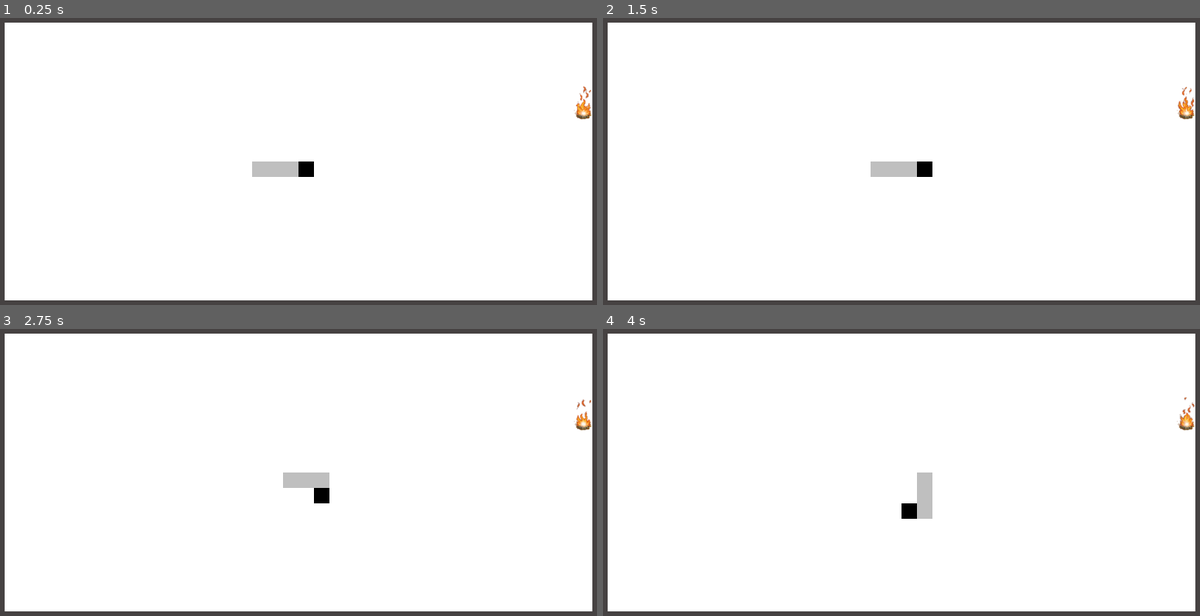
Above: before the commit, frames 1-4 (two rows, left to right).
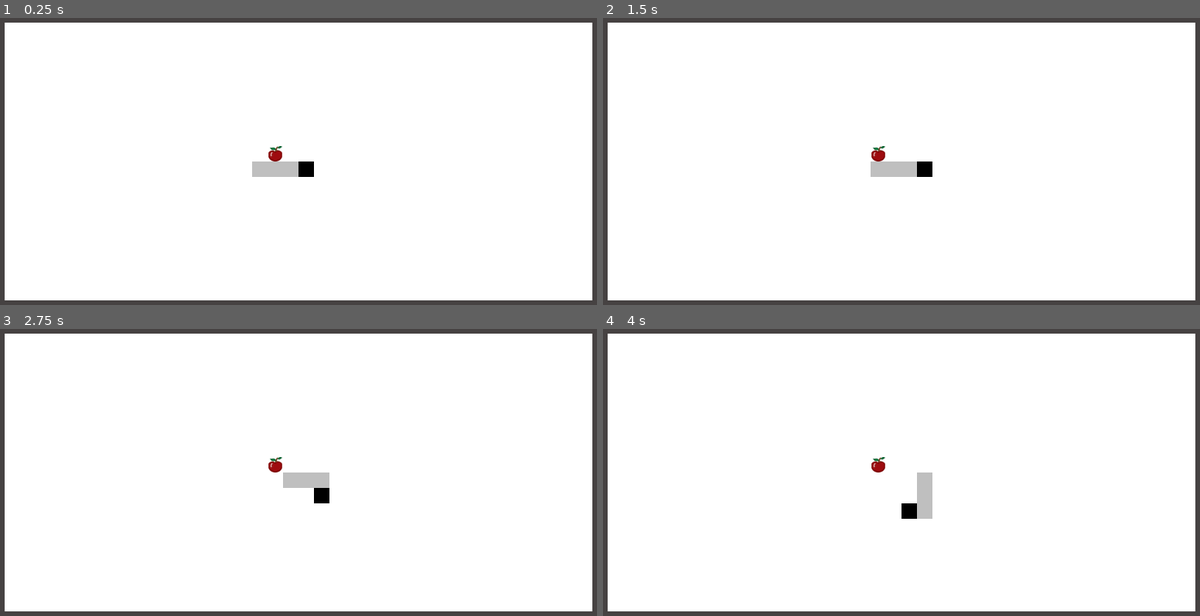
Above: after the commit, the same moments.

Repository: lichen63/godot-games
Game: Godot game, scene res://scenes/game.tscn
The game is run twice, just before and just after one commit, with the same random seed, the same clock (stepped at 60 frames per second) and the same inputs.
Inputs:
- Up to frame 1 (0.25 s): no input
- Up to frame 2 (1.5 s): hold Right (snake_right) 0.53-1.28 s; hold Down (snake_down) from 1.28 s (still down)
- Up to frame 3 (2.75 s): release Down (snake_down) at 2.03 s; hold Right (snake_right) from 2.03 s (still down)
- Up to frame 4 (4 s): release Right (snake_right) at 2.78 s; hold Up (snake_up) 2.78-3.53 s; hold Left (snake_left) from 3.53 s (still down)

The runs differ from the first frame. In frame 1, 0.3% of the frame differs, in the area x 44-100%, y 23-50%; in frame 2, 0.3%; in frame 3, 0.2%; in frame 4, 0.3%.

Commit message:
add some food logic

Diff:
--- a/greedy-snake/scenes/food.tscn
+++ b/greedy-snake/scenes/food.tscn
@@ -1,64 +1,11 @@
-[gd_scene load_steps=10 format=3 uid="uid://ckwxrxfmni3h4"]
+[gd_scene load_steps=3 format=3 uid="uid://ckwxrxfmni3h4"]
 
 [ext_resource type="Script" path="res://scripts/food.gd" id="1_c03q8"]
 [ext_resource type="Texture2D" uid="uid://cmudsd5n470fe" path="res://assets/images/food.png" id="1_nt0fm"]
 
-[sub_resource type="AtlasTexture" id="AtlasTexture_0hpy6"]
-atlas = ExtResource("1_nt0fm")
-region = Rect2(0, 0, 64, 64)
-
-[sub_resource type="AtlasTexture" id="AtlasTexture_nv2kn"]
-atlas = ExtResource("1_nt0fm")
-region = Rect2(64, 0, 64, 64)
-
-[sub_resource type="AtlasTexture" id="AtlasTexture_2p76y"]
-atlas = ExtResource("1_nt0fm")
-region = Rect2(128, 0, 64, 64)
-
-[sub_resource type="AtlasTexture" id="AtlasTexture_j5m2m"]
-atlas = ExtResource("1_nt0fm")
-region = Rect2(192, 0, 64, 64)
-
-[sub_resource type="AtlasTexture" id="AtlasTexture_52028"]
-atlas = ExtResource("1_nt0fm")
-region = Rect2(256, 0, 64, 64)
-
-[sub_resource type="SpriteFrames" id="SpriteFrames_0ooip"]
-animations = [{
-"frames": [{
-"duration": 1.0,
-"texture": SubResource("AtlasTexture_0hpy6")
-}, {
-"duration": 1.0,
-"texture": SubResource("AtlasTexture_nv2kn")
-}, {
-"duration": 1.0,
-"texture": SubResource("AtlasTexture_2p76y")
-}, {
-"duration": 1.0,
-"texture": SubResource("AtlasTexture_j5m2m")
-}, {
-"duration": 1.0,
-"texture": SubResource("AtlasTexture_52028")
-}],
-"loop": true,
-"name": &"food",
-"speed": 5.0
-}]
-
-[sub_resource type="RectangleShape2D" id="RectangleShape2D_bd3ph"]
-size = Vector2(56.25, 60)
-
-[node name="food" type="Area2D"]
+[node name="food" type="Node2D"]
 script = ExtResource("1_c03q8")
 
-[node name="animated_sprite" type="AnimatedSprite2D" parent="."]
-position = Vector2(36, 35)
-sprite_frames = SubResource("SpriteFrames_0ooip")
-animation = &"food"
-autoplay = "food"
-frame_progress = 0.394539
-
-[node name="collision" type="CollisionShape2D" parent="."]
-position = Vector2(35.875, 40)
-shape = SubResource("RectangleShape2D_bd3ph")
+[node name="image" type="Sprite2D" parent="."]
+position = Vector2(15, 15)
+texture = ExtResource("1_nt0fm")
--- a/greedy-snake/scenes/game.tscn
+++ b/greedy-snake/scenes/game.tscn
@@ -1,8 +1,10 @@
-[gd_scene load_steps=7 format=3 uid="uid://bkm0o4fs51xco"]
+[gd_scene load_steps=9 format=3 uid="uid://bkm0o4fs51xco"]
 
+[ext_resource type="PackedScene" uid="uid://dp4gc8qwkfx0l" path="res://scenes/snake_head.tscn" id="1_6nvoh"]
 [ext_resource type="Script" path="res://scripts/game.gd" id="1_15alt"]
 [ext_resource type="Script" path="res://scripts/walls.gd" id="2_raxs3"]
 [ext_resource type="PackedScene" uid="uid://ckwxrxfmni3h4" path="res://scenes/food.tscn" id="3_epwp3"]
+[ext_resource type="PackedScene" uid="uid://douhdn23beijy" path="res://scenes/snake_body.tscn" id="3_utqtl"]
 
 [sub_resource type="RectangleShape2D" id="RectangleShape2D_nye5l"]
 size = Vector2(30, 600)
@@ -15,6 +17,9 @@
 
 [node name="game" type="Node"]
 script = ExtResource("1_15alt")
+snake_head_scene_ = ExtResource("1_6nvoh")
+snake_body_scene_ = ExtResource("3_utqtl")
+food_scene_ = ExtResource("3_epwp3")
 
 [node name="background" type="ColorRect" parent="."]
 offset_right = 1200.0
@@ -74,6 +79,3 @@
 [node name="collision" type="CollisionShape2D" parent="walls/bottom"]
 position = Vector2(600, 585)
 shape = SubResource("RectangleShape2D_kctm5")
-
-[node name="food" parent="." instance=ExtResource("3_epwp3")]
-position = Vector2(938, 173)
--- a/greedy-snake/scenes/snake_head.tscn
+++ b/greedy-snake/scenes/snake_head.tscn
@@ -1,11 +1,11 @@
-[gd_scene load_steps=3 format=3 uid="uid://dp4gc8qwkfx0l"]
+[gd_scene load_steps=2 format=3 uid="uid://dp4gc8qwkfx0l"]
 
-[ext_resource type="Texture2D" uid="uid://cl16pnygbj7w" path="res://assets/images/snake_head.png" id="1_aaebq"]
 [ext_resource type="Script" path="res://scripts/snake_head.gd" id="1_fddsl"]
 
 [node name="snake_head" type="Node2D"]
 script = ExtResource("1_fddsl")
 
-[node name="image" type="Sprite2D" parent="."]
-position = Vector2(15, 15)
-texture = ExtResource("1_aaebq")
+[node name="color_rect" type="ColorRect" parent="."]
+offset_right = 30.0
+offset_bottom = 30.0
+color = Color(0, 0, 0, 1)
--- a/greedy-snake/scripts/food.gd
+++ b/greedy-snake/scripts/food.gd
@@ -1,46 +1,46 @@
-extends Area2D
-
-const POSITION_RANDOM_COUNT_LIMIT:int = 100
-
-# Called when the node enters the scene tree for the first time.
-func _ready() -> void:
-  add_to_group(Configs.GROUP_NAME_FOODS)
-  move_to_random_pos()
-
-# Set the random position
-# Need to avoid walls, snake head and body
-func move_to_random_pos() -> void:
-  var snake_nodes:Array[Node] = get_tree().get_nodes_in_group(Configs.GROUP_NAME_SNAKE)
-  var snake_positions:Array[Vector2]
-  for snake_node in snake_nodes:
-    snake_positions.append(snake_node.position)
-  var random_counts:int = 0
-  var random_position:Vector2 = generate_random_pos()
-  while (check_has_conflict(snake_positions, random_position)):
-    random_counts += 1
-    random_position = generate_random_pos()
-    if (random_counts >= POSITION_RANDOM_COUNT_LIMIT):
-      break
-  if (random_counts < POSITION_RANDOM_COUNT_LIMIT):
-    self.position = random_position
-  else:
-    # TODO: End the game with success
-    pass
-
-# Check if the random position is conflict with snake nodes
-func check_has_conflict(snake_positions:Array[Vector2], random_pos:Vector2) -> bool:
-  var conflict:bool = false
-  for snake_pos in snake_positions:
-    if (random_pos.is_equal_approx(snake_pos)):
-      conflict = true
-      break
-  return conflict
-
-# Generate a random position within the limit of walls
-func generate_random_pos() -> Vector2:
-  var screen_size = get_viewport().size
-  var random_position = Vector2(
-      randf_range(Configs.WALL_WIDTH, screen_size.x - Configs.WALL_WIDTH),
-      randf_range(Configs.WALL_WIDTH, screen_size.y - Configs.WALL_WIDTH)
-  )
-  return random_position
+extends Node2D
+#
+#const POSITION_RANDOM_COUNT_LIMIT:int = 100
+#
+## Called when the node enters the scene tree for the first time.
+#func _ready() -> void:
+  #add_to_group(Configs.GROUP_NAME_FOODS)
+  ##move_to_random_pos()
+#
+## Set the random position
+## Need to avoid walls, snake head and body
+#func move_to_random_pos() -> void:
+  #var snake_nodes:Array[Node] = get_tree().get_nodes_in_group(Configs.GROUP_NAME_SNAKE)
+  #var snake_positions:Array[Vector2]
+  #for snake_node in snake_nodes:
+    #snake_positions.append(snake_node.position)
+  #var random_counts:int = 0
+  #var random_position:Vector2 = generate_random_pos()
+  #while (check_has_conflict(snake_positions, random_position)):
+    #random_counts += 1
+    #random_position = generate_random_pos()
+    #if (random_counts >= POSITION_RANDOM_COUNT_LIMIT):
+      #break
+  #if (random_counts < POSITION_RANDOM_COUNT_LIMIT):
+    #self.position = random_position
+  #else:
+    ## TODO: End the game with success
+    #pass
+#
+## Check if the random position is conflict with snake nodes
+#func check_has_conflict(snake_positions:Array[Vector2], random_pos:Vector2) -> bool:
+  #var conflict:bool = false
+  #for snake_pos in snake_positions:
+    #if (random_pos.is_equal_approx(snake_pos)):
+      #conflict = true
+      #break
+  #return conflict
+#
+## Generate a random position within the limit of walls
+#func generate_random_pos() -> Vector2:
+  #var screen_size = get_viewport().size
+  #var random_position = Vector2(
+      #randf_range(Configs.WALL_WIDTH, screen_size.x - Configs.WALL_WIDTH),
+      #randf_range(Configs.WALL_WIDTH, screen_size.y - Configs.WALL_WIDTH)
+  #)
+  #return random_position
--- a/greedy-snake/scripts/game.gd
+++ b/greedy-snake/scripts/game.gd
@@ -9,9 +9,10 @@
 const SNAKE_HEAD_INIT_COORD_Y: int = Configs.MAP_CELL_SIZE_Y / 2
 const SNAKE_BODY_INIT_LENGTH: int = 3
 const SNAKE_DEFAULT_MOVE_DIR: SnakeMoveDirection = SnakeMoveDirection.RIGHT
-const SNAKE_HEAD_SCENE_PATH: String = "res://scenes/snake_head.tscn"
-const SNAKE_BODY_SCENE_PATH: String = "res://scenes/snake_body.tscn"
 
+@export var snake_head_scene_: PackedScene = null
+@export var snake_body_scene_: PackedScene = null
+@export var food_scene_: PackedScene = null
 var cell_data_: Array = []
 var snake_head_: Node2D = null
 var snake_bodies_: Array[Node2D] = []
@@ -19,6 +20,7 @@
 var snake_move_time_interval_ = 1.0
 var snake_cur_move_dir_: SnakeMoveDirection = SNAKE_DEFAULT_MOVE_DIR
 var snake_next_move_dir_: SnakeMoveDirection = SNAKE_DEFAULT_MOVE_DIR
+var food_: Node2D = null
 
 # Called when the node enters the scene tree for the first time
 func _ready() -> void:
@@ -34,7 +36,7 @@
     column_data.push_back(MapCellState.WALL)
     cell_data_.push_back(column_data)
   # Initialize the snake
-  snake_head_ = load(SNAKE_HEAD_SCENE_PATH).instantiate()
+  snake_head_ = snake_head_scene_.instantiate()
   snake_head_.position = calc_pos_from_coords(Vector2i(SNAKE_HEAD_INIT_COORD_X, SNAKE_HEAD_INIT_COORD_Y))
   add_child(snake_head_)
   for i in SNAKE_BODY_INIT_LENGTH:
@@ -46,6 +48,21 @@
   snake_move_timer_.autostart = true
   add_child(snake_move_timer_)
   snake_move_timer_.connect("timeout", Callable(self, "_on_snake_move_timer_timeout"))
+  # Initialize the food
+  # Get all the idle map cell
+  var idle_cells: Array[Vector2i] = []
+  for x in range(1, Configs.MAP_CELL_SIZE_X - 1):
+    for y in range(1, Configs.MAP_CELL_SIZE_Y - 1):
+      if cell_data_[x][y] == MapCellState.IDLE:
+        idle_cells.push_back(Vector2i(x, y))
+  if idle_cells.size() == 0:
+    return  # TODO: End game with success
+  var rand_index: int = randi_range(0, idle_cells.size() - 1)
+  var food_coords: Vector2i = idle_cells[rand_index]
+  food_ = food_scene_.instantiate()
+  food_.position = calc_pos_from_coords(food_coords)
+  cell_data_[food_coords.x][food_coords.y] = MapCellState.FOOD
+  add_child(food_)
 
 # Called during the physics processing step of the main loop
 func _physics_process(_delta:float) -> void:
@@ -72,6 +89,8 @@
   if not check_coords_valid(next_coords):
     Logger.info("Game Over!")
     return  # TODO: End game with failure
+  if check_coords_has_food(next_coords):
+    pass  # TODO: Consume the food, increase the body length and refresh food position
   # Move the snake head postion
   snake_head_.position = calc_pos_from_coords(next_coords)
   cell_data_[next_coords.x][next_coords.y] = MapCellState.SNAKE_HEAD
@@ -136,9 +155,13 @@
     return false
   return true
 
+# Check if the coordinate has food on it
+func check_coords_has_food(coords: Vector2i) -> bool:
+  return cell_data_[coords.x][coords.y] == MapCellState.FOOD
+
 # Append a new snake body to the tail
 func add_body_to_tail(coords_x: int, coords_y: int) -> void:
-  var snake_body: Node2D = load(SNAKE_BODY_SCENE_PATH).instantiate()
+  var snake_body: Node2D = snake_body_scene_.instantiate()
   snake_body.position = calc_pos_from_coords(Vector2i(coords_x, coords_y))
   snake_bodies_.push_back(snake_body)
   add_child(snake_body)
Binary file changed: greedy-snake/assets/images/food.png
Not shown, removed: greedy-snake/.DS_Store
